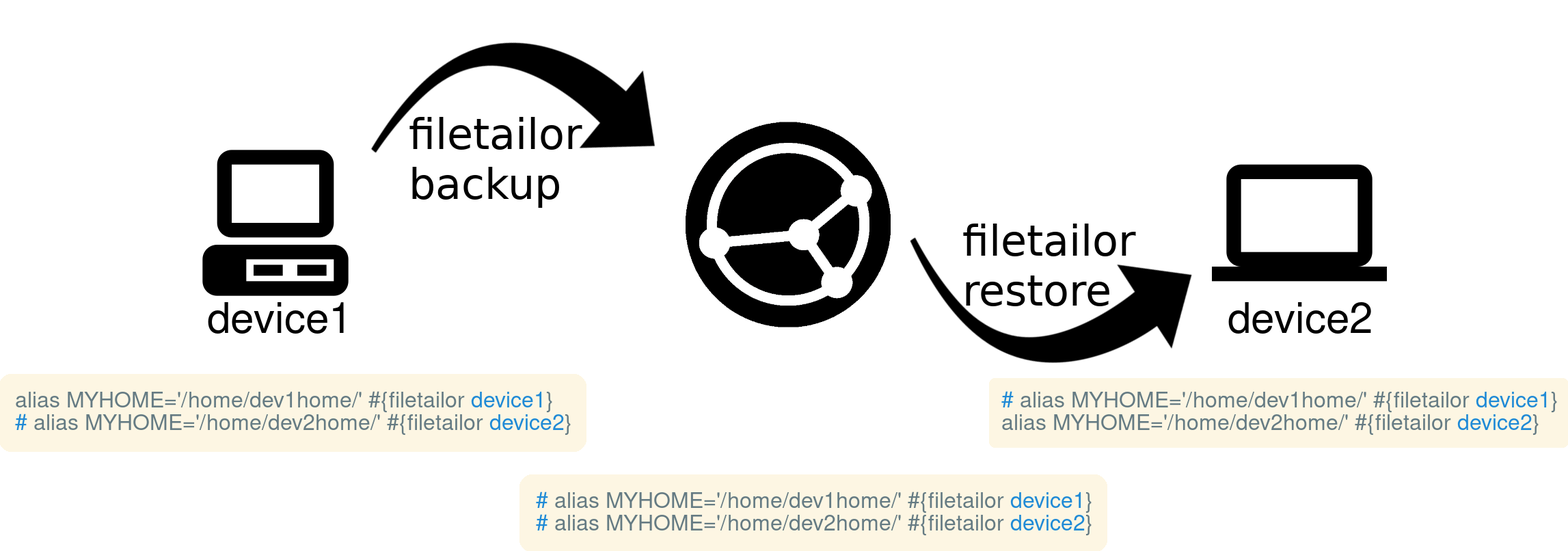
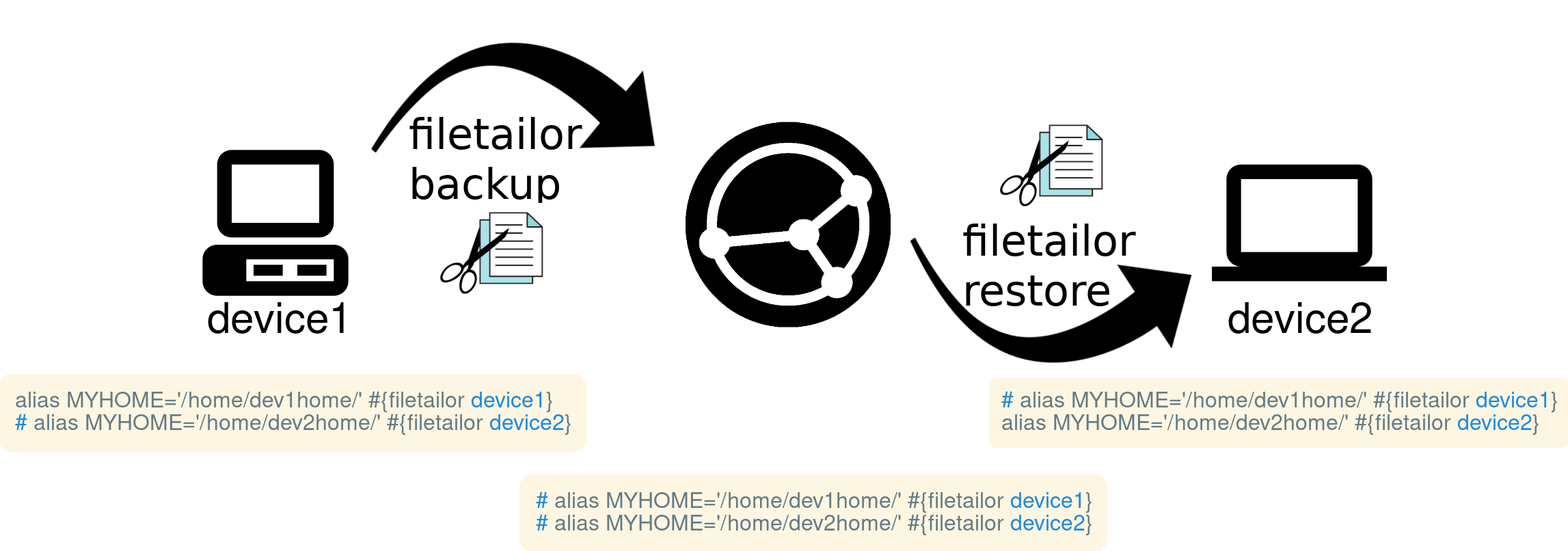
Revision of a layered 1568 x 551 image; what changed, layer by layer:
added layer "logo_no_background.png copy" above "logo_no_background.png" over [999, 124, 1104, 208]
added layer "logo_no_background.png" above "Backup arrow" over [440, 202, 544, 295]
